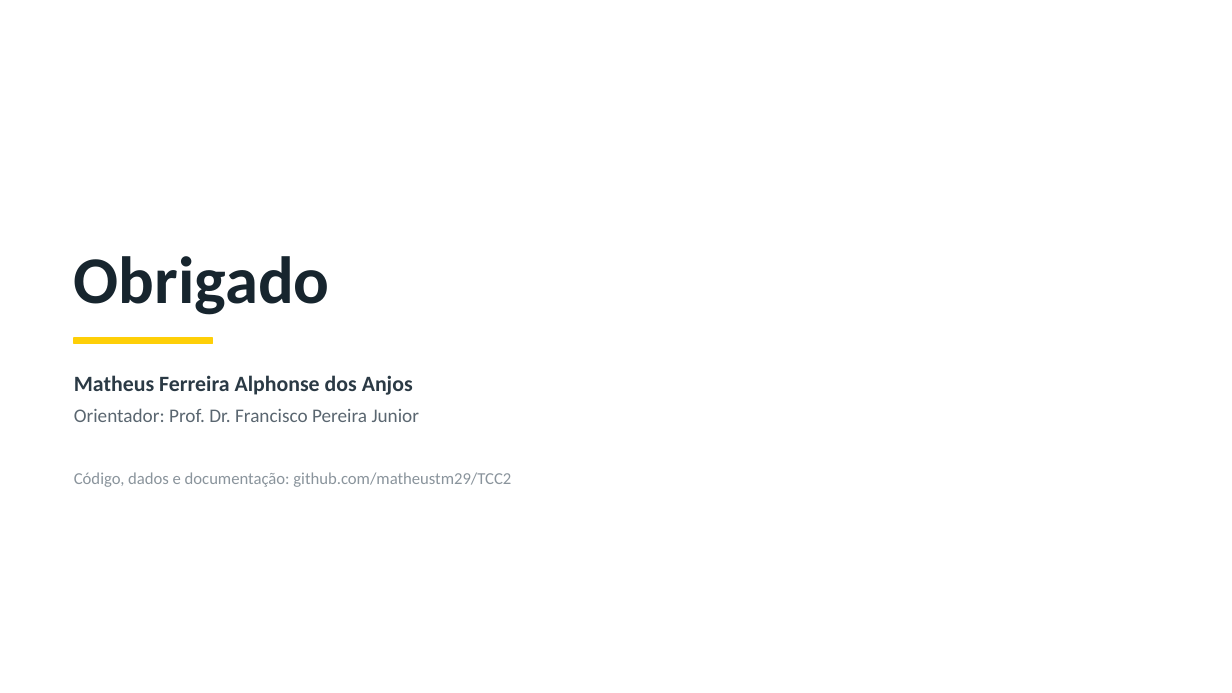
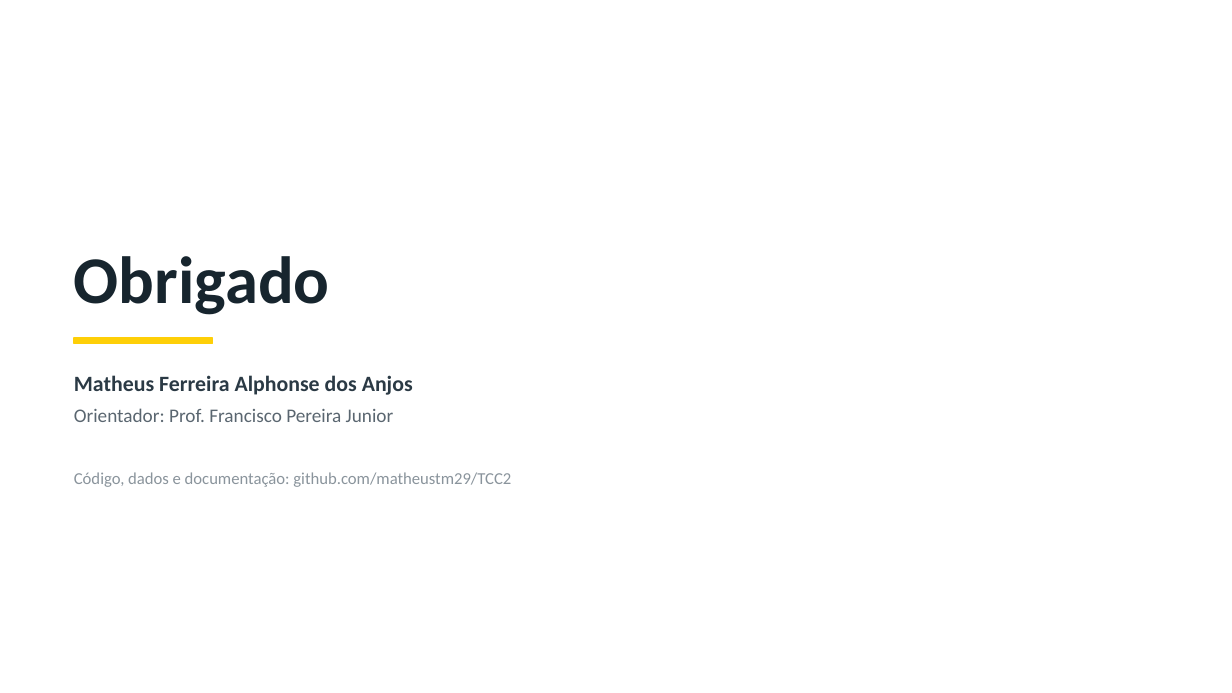
Before and after one commit to matheustm29/TCC2, a slide deck: slide 19 of apresentacao/TCC2_Defesa.pptx. Drawn at 1232x693 pixels with LibreOffice and Linux fonts; fonts in the diff are those of the drawing; background and template pictures are left out. Boxes give left, top, right and bottom in pixels: in the first picture for what was removed or moved away, otherwise in the second. Text is boxed around its words. In the diff, an @@ line names an element or a change of style, - is before the commit and + after.

```diff
--- a/apresentacao/TCC2_Defesa.pptx
+++ b/apresentacao/TCC2_Defesa.pptx
@@ text at [74,408,394,422]: text changed @@
-Orientador: Prof. Dr. Francisco Pereira Junior
+Orientador: Prof. Francisco Pereira Junior
```
Also in this commit, not shown: 1 other slide changed, 4 other files.
